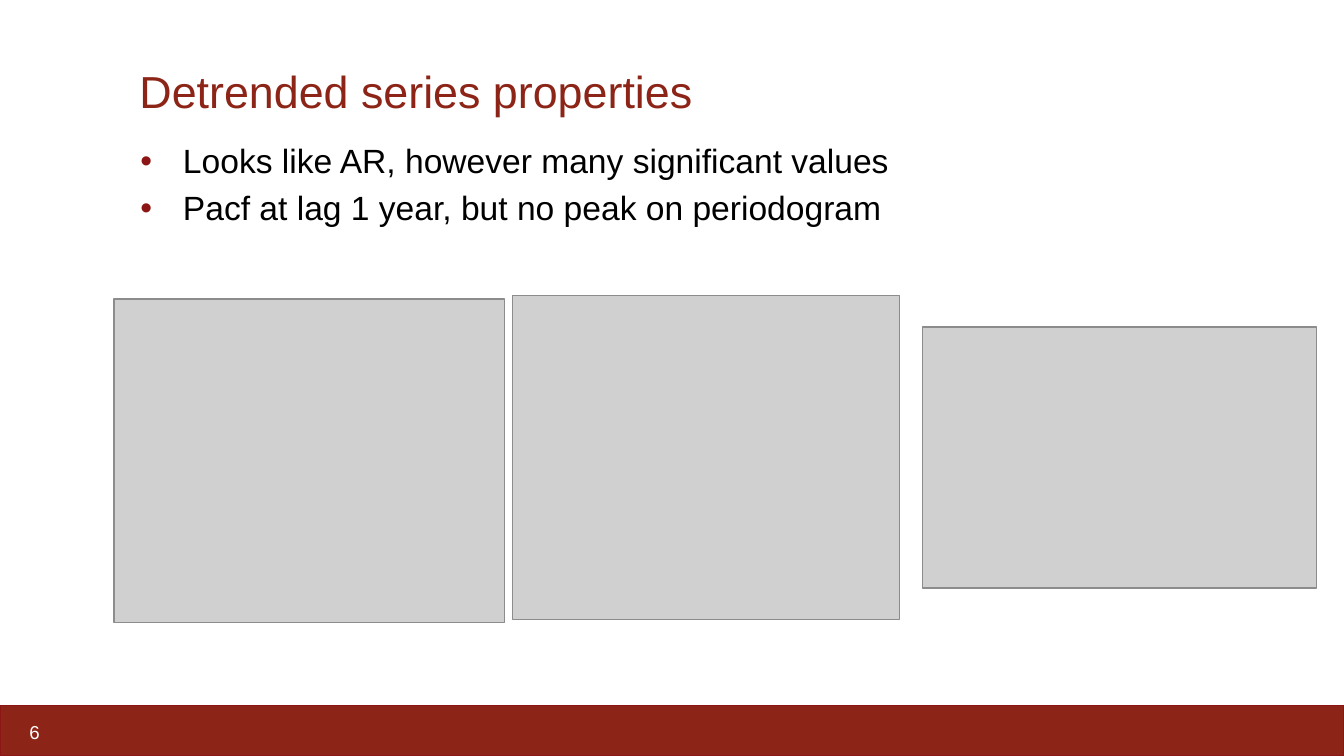
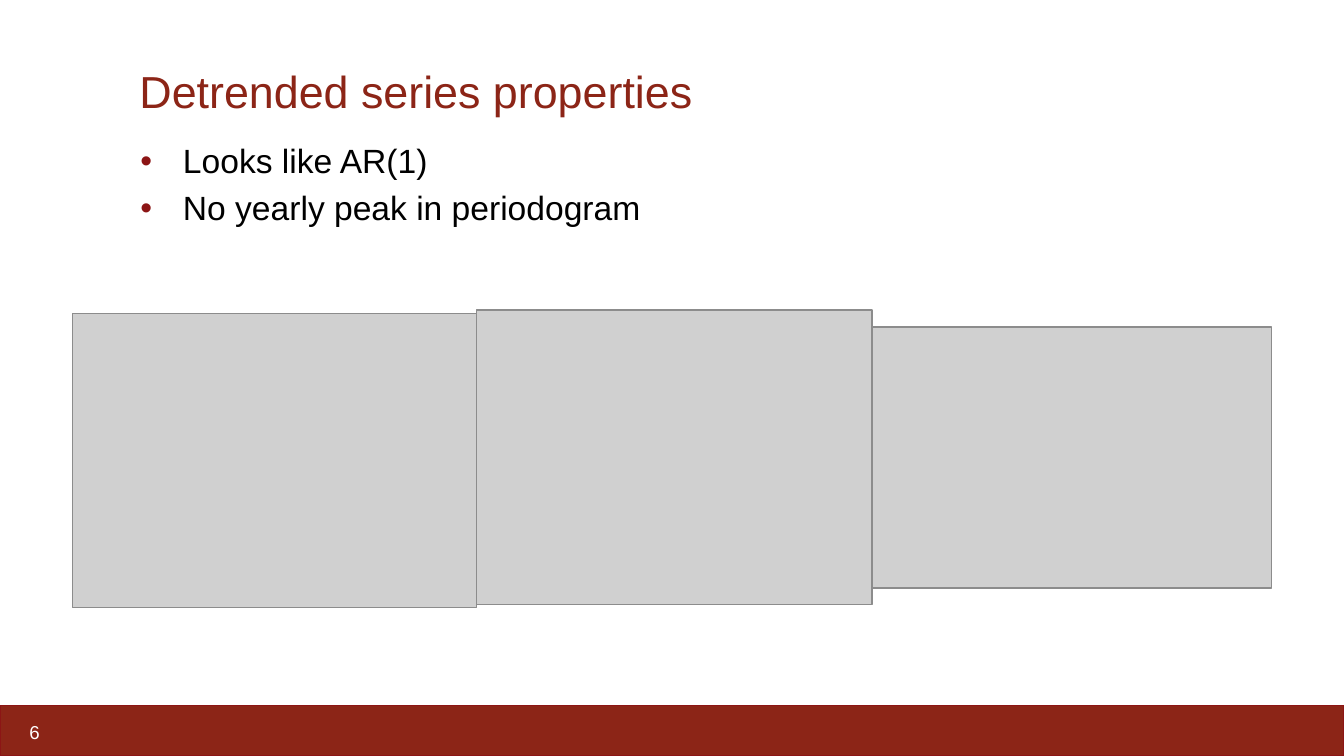
Before and after one commit to johnrapp/stat-221-time-series-project, a slide deck: slide 6 of Presentation.pptx. Drawn at 1344x756 pixels with LibreOffice and Linux fonts; fonts in the diff are those of the drawing; grey boxes stand for pictures. Boxes give left, top, right and bottom in pixels: in the first picture for what was removed or moved away, otherwise in the second. Text is boxed around its words. In the diff, an @@ line names an element or a change of style, - is before the commit and + after.

```diff
--- a/Presentation.pptx
+++ b/Presentation.pptx
@@ text at [183, 148, 641, 226]: text changed @@
-  • Looks like AR, however many significant values
-  • Pacf at lag 1 year, but no peak on periodogram
+  • Looks like AR(1)
+  • No yearly peak in periodogram
@@ picture: place and size @@
-picture at [114, 300, 505, 624]
+picture at [73, 314, 477, 609]
@@ picture: place and size @@
-picture at [512, 296, 899, 620]
+picture at [477, 310, 872, 605]
@@ picture: place and size @@
-picture at [923, 327, 1317, 587]
+picture at [872, 327, 1271, 587]
```
Also in this commit, not shown: 5 other slides changed, 4 other files.
